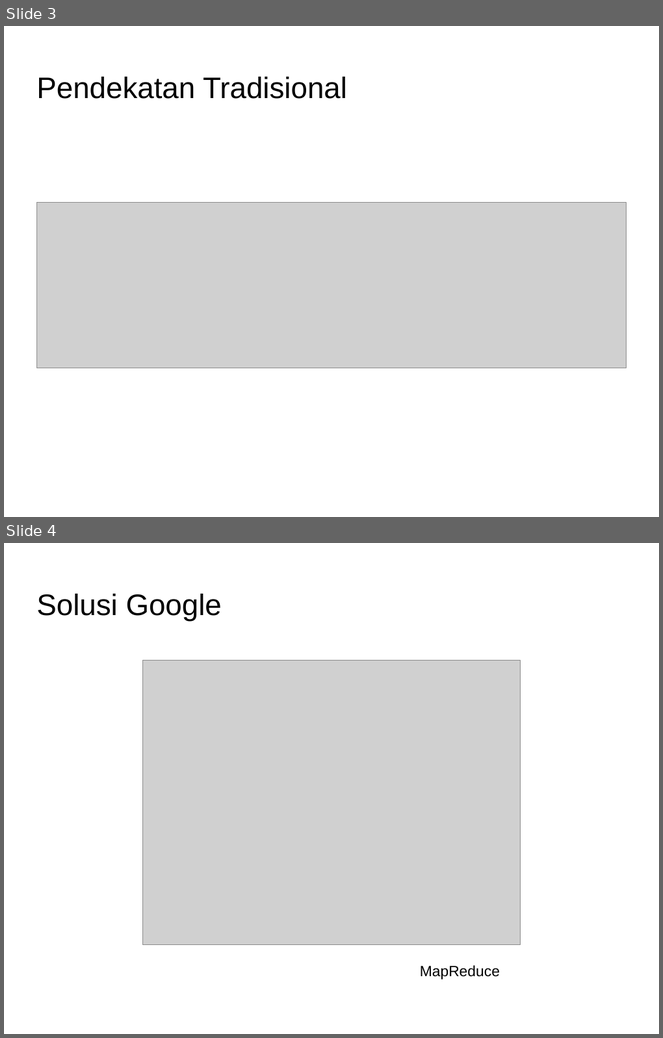
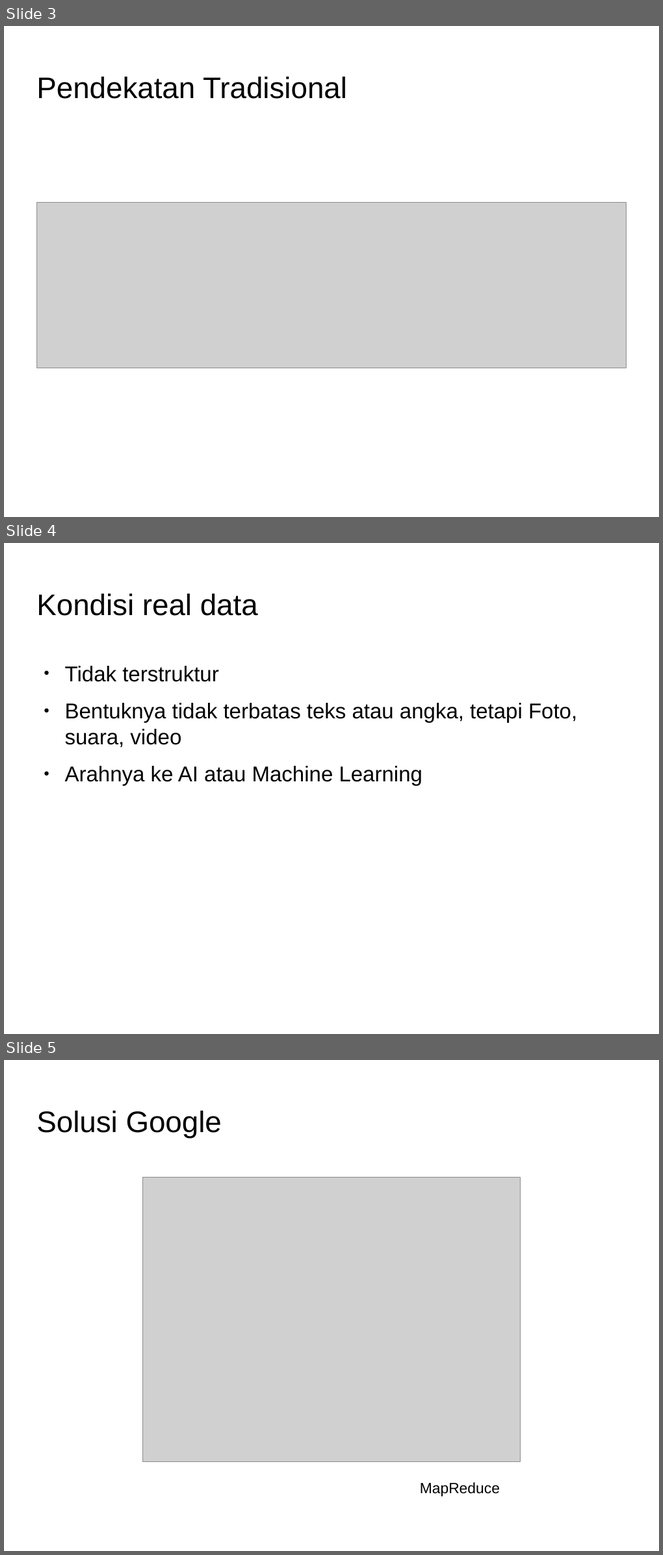
Before and after one commit to Dickyfathur7/pemrograman-komputer-2, a slide deck: 07-big-data/slide-big-data.odp. Shown one above the other, each under a label of ours: slides 3 and 4 before the commit, slides 3, 4 and 5 after it. The pictures are 663x1038 and 663x1555 pixels, drawn with LibreOffice and Linux fonts; fonts in the diff are those of the drawing; grey boxes stand for pictures; background and template pictures are left out. Boxes give left, top, right and bottom in pixels: in the first picture for what was removed or moved away, otherwise in the second. Text is boxed around its words. In the diff, an @@ line names an element or a change of style, - is before the commit and + after.

Commit message:
update tambahan materi big-data

```diff
--- a/07-big-data/slide-big-data.odp
+++ b/07-big-data/slide-big-data.odp
@@ slide 4 added at [4,543,659,1034], background picture (left out) @@
@@ title added at [36,594,258,616], 36 pt, text #000000 @@
+Kondisi real data
@@ text added at [65,666,577,786], 26 pt, text #000000 @@
+● Tidak terstruktur
+● Bentuknya tidak terbatas teks atau angka, tetapi Foto, suara, video
+● Arahnya ke AI atau Machine Learning
@@ what was slide 4 is now slide 5 @@
```
Also in this commit, not shown: 1 other slide added.
